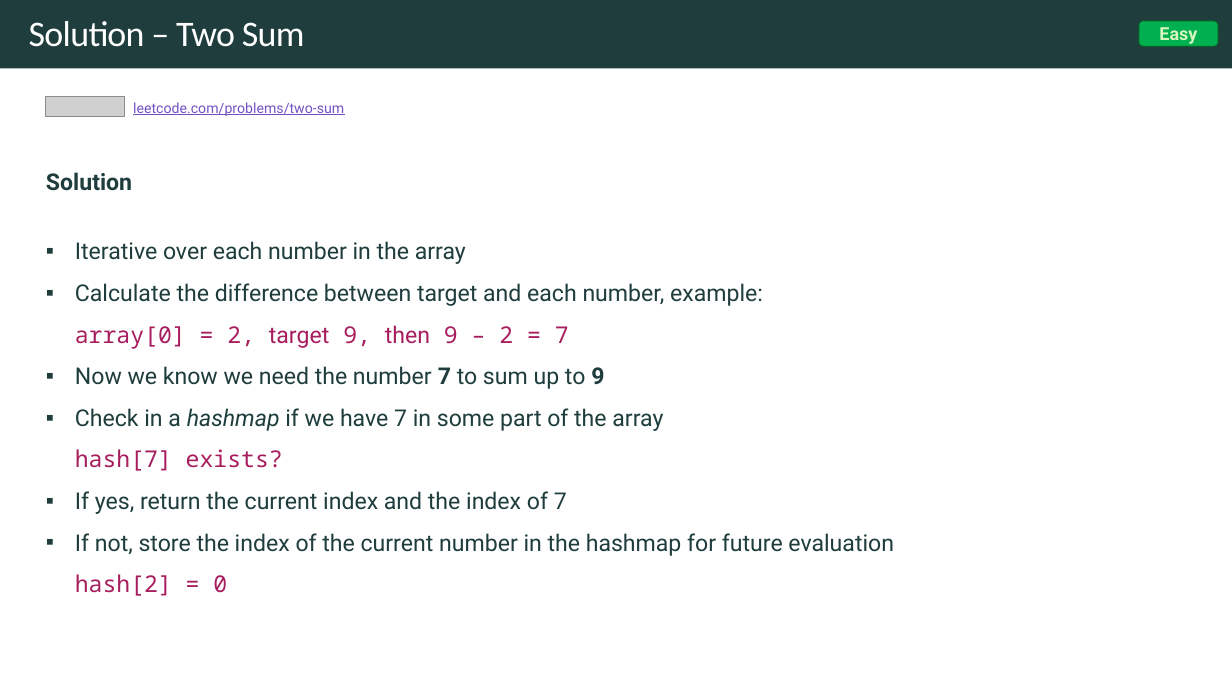
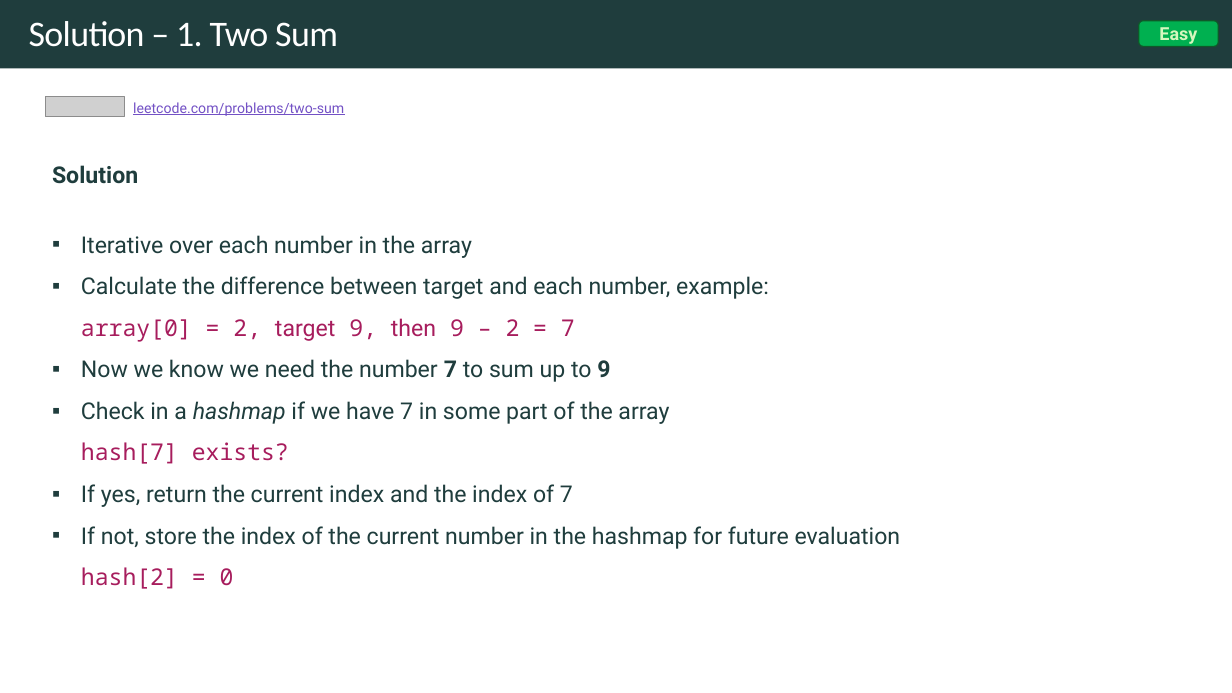
Before and after one commit to rfdavid/coding-interview-handbook-cpp, a slide deck: slide 26 of Algorithm and problem Solving Cheatsheet.pptm (slide 31 before the commit). Drawn at 1232x693 pixels with LibreOffice and Linux fonts; fonts in the diff are those of the drawing; grey boxes stand for pictures. Boxes give left, top, right and bottom in pixels: in the first picture for what was removed or moved away, otherwise in the second. Text is boxed around its words. In the diff, an @@ line names an element or a change of style, - is before the commit and + after.

Commit message:
array updates

```diff
--- a/Algorithm and problem Solving Cheatsheet.pptm
+++ b/Algorithm and problem Solving Cheatsheet.pptm
@@ title at [29,21,338,47]: text changed @@
-Solution – Two Sum
+Solution – 1. Two Sum
@@ text "Solution": place and size @@
-text "Solution" at [46,172,894,596]
+text "Solution" at [52,165,901,589]
```
Also in this commit, not shown: 13 other slides changed, 6 slides added, 2 slides removed, 16 other files.
